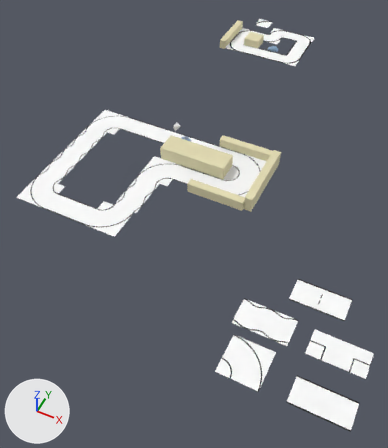
A saved change to the Blender file blender/plugin.blend.
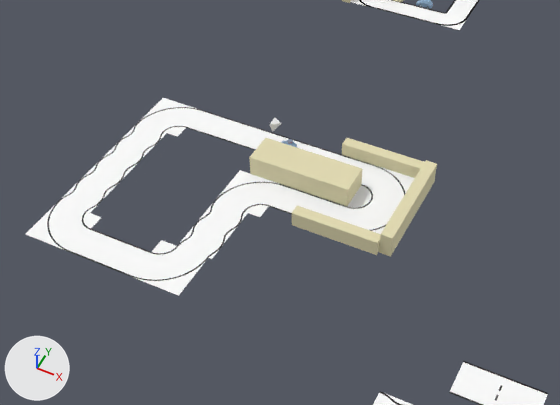
The first picture shows the older version from a 50 mm lens placed at (6.04, -9.13, 10.08), pointed at (1.6, -0.25, -1.03). The close-ups show both versions on the part from 0% to 93% of the width and 10% to 69% of the height of that picture; other places that the commit changed are outside them. Lighting does not change. The marker at lower left points along +X, +Y and +Z.

Objects in the first close-up: 'Cube.005', 'Cube.007', 'Cube.008', 'NXP-Gerade.001', 'NXP-Gerade.004', 'NXP-Kurve.001', 'NXP-Kurve.003', 'NXP-Kurve.004', 'NXP-Kurve.005', 'NXP-Schlange.001', 'NXP-Schlange.002', 'NXP-Start-Stop', 'cam1', 'car'.
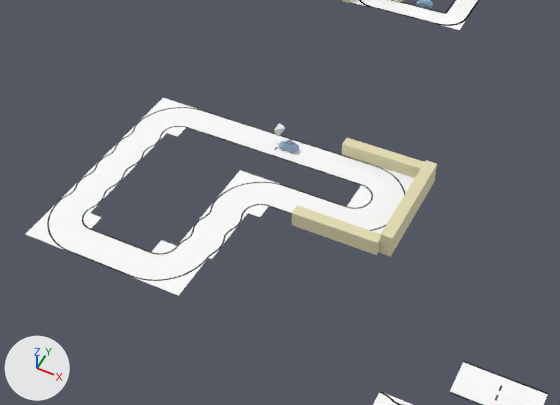
Location of each change, [x1, y1, x2, y2] in pixels of the close-ups (560 x 405 px):
'Cube.007', deleted (beige)
    before: [249, 138, 363, 206]
'car', moved
    before: [281, 140, 297, 147]
    after: [279, 141, 299, 154]
'cam1', moved, turned
    before: [269, 118, 282, 131]
    after: [274, 123, 286, 137]
'Cylinder', moved
    before: [287, 139, 293, 144]
    after: [287, 140, 293, 144]
'NXP-Gerade.001', unchanged, uncovered by the edit
    before: [310, 146, 374, 185]
    after: [300, 146, 374, 185]

What the commit changed:
Object 'car' (ob_car) moves from (0.39, 1.64, 0.05) to (0.39, 1.64, 0.01).
Object 'cam1' (ob_cam1) moves from (0.0, 0.15, 0.5) to (0.0, 0.0656, 0.458).
Object 'cam1' (ob_cam1) turns from (-28, 0, 0) to (-35, 0, 0) degrees about x, y and z.
Object 'Cube.007' (ob_cube_007) is deleted.
